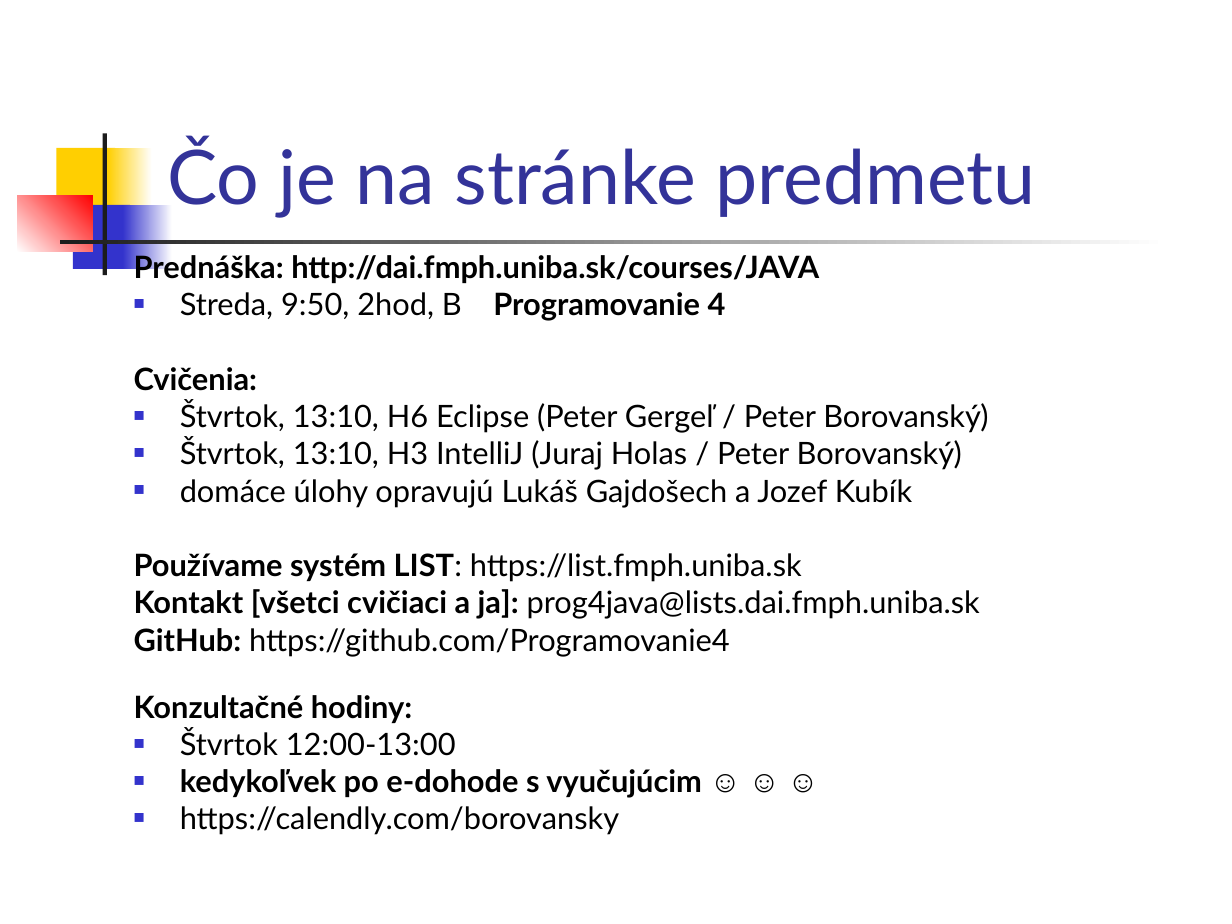
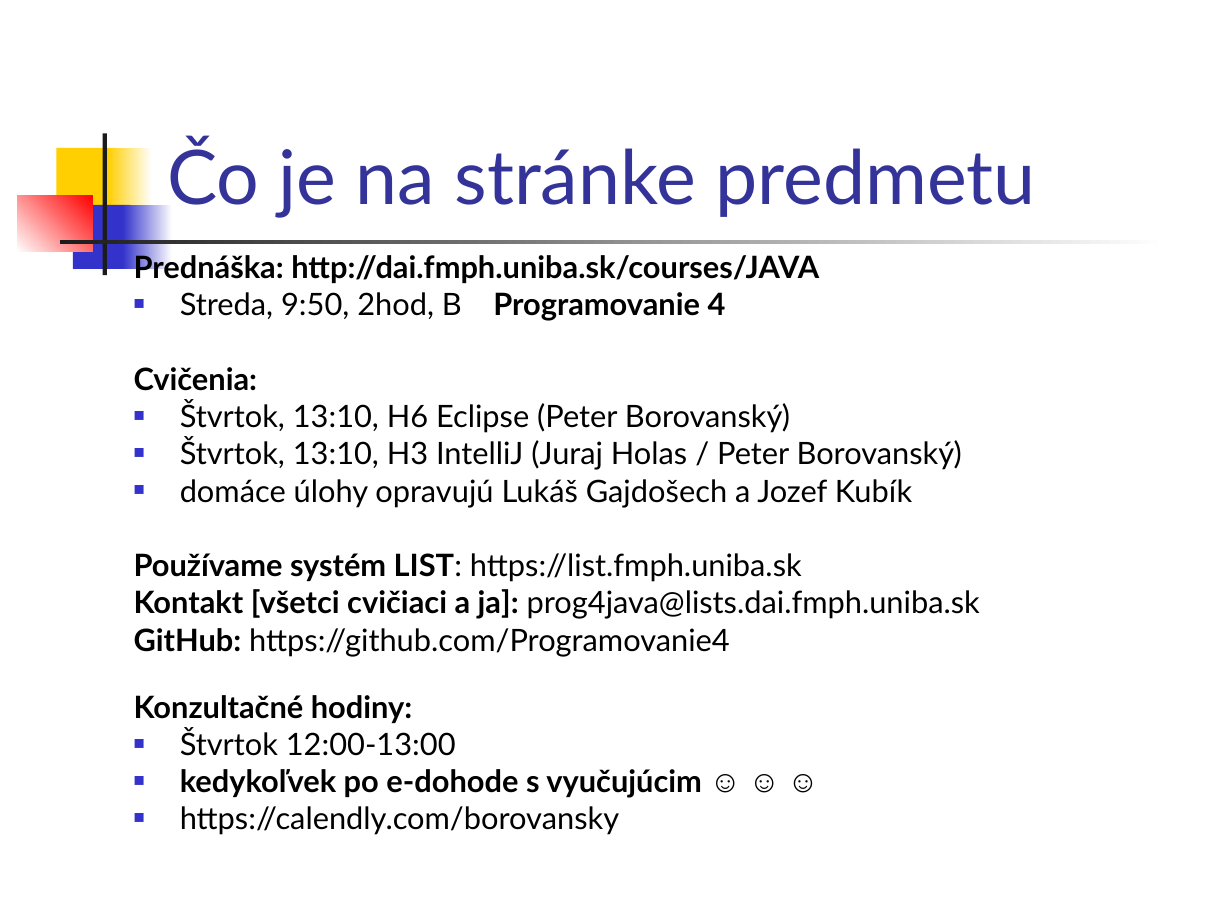
Before and after one commit to Programovanie4/Prednasky, a slide deck: slide 2 of 01/01_java.ppt. Drawn at 1232x924 pixels with LibreOffice and Linux fonts; fonts in the diff are those of the drawing. Boxes give left, top, right and bottom in pixels: in the first picture for what was removed or moved away, otherwise in the second. Text is boxed around its words. In the diff, an @@ line names an element or a change of style, - is before the commit and + after.

```diff
--- a/01/01_java.ppt
+++ b/01/01_java.ppt
@@ text at (180, 400, 790, 433): text changed @@
-■ Štvrtok, 13:10, H6 Eclipse (Peter Gergeľ / Peter Borovanský)
+■ Štvrtok, 13:10, H6 Eclipse (Peter Borovanský)
```
Also in this commit, not shown: 1 other file.
